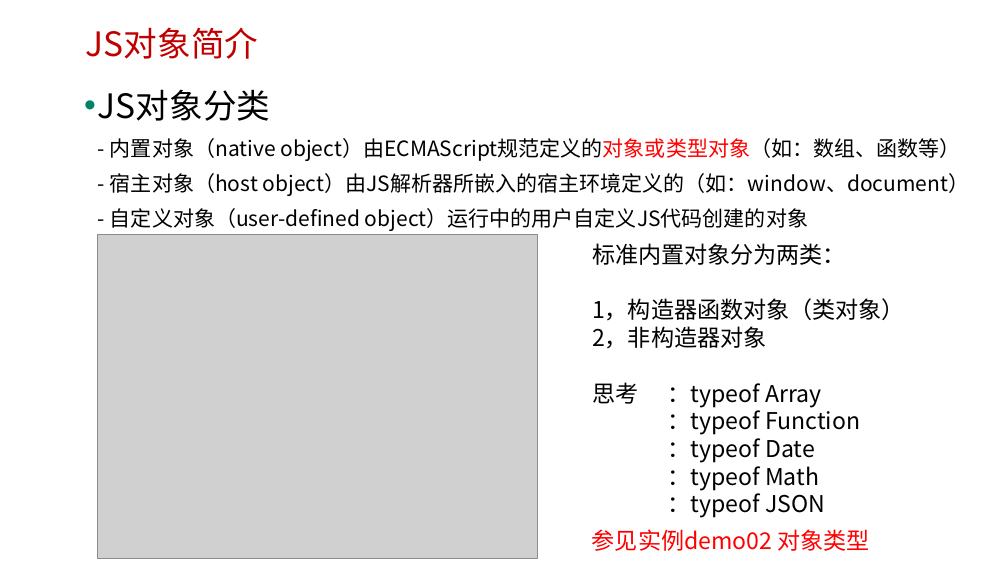
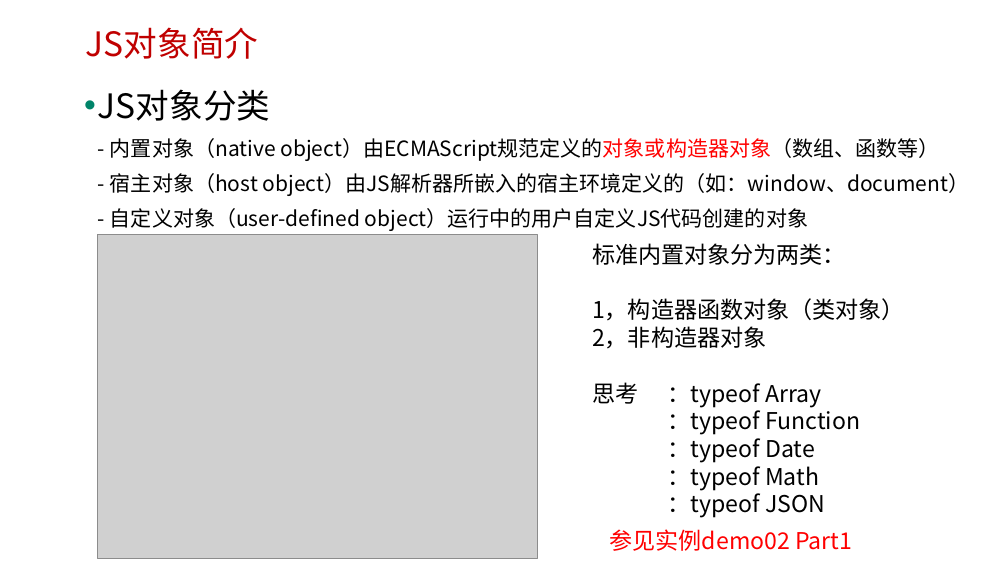
Before and after one commit to edu2act/course-javascript-advanced, a slide deck: slide 5 of 课程PPT/06.JavaScript对象.pptx. Drawn at 1008x567 pixels with LibreOffice and Linux fonts; fonts in the diff are those of the drawing; grey boxes stand for pictures; background and template pictures are left out. Boxes give left, top, right and bottom in pixels: in the first picture for what was removed or moved away, otherwise in the second. Text is boxed around its words. In the diff, an @@ line names an element or a change of style, - is before the commit and + after.

```diff
--- a/课程PPT/06.JavaScript对象.pptx
+++ b/课程PPT/06.JavaScript对象.pptx
@@ text at (98, 89, 970, 231): text changed @@
-• JS对象分类
-  - 内置对象（native object）由ECMAScript规范定义的对象或类型对象（如：数组、函数等）
-  - 宿主对象（host object）由JS解析器所嵌入的宿主环境定义的（如：window、document）
-  - 自定义对象（user-defined object）运行中的用户自定义JS代码创建的对象
+• JS对象分类
+  - 内置对象（native object）由ECMAScript规范定义的对象或构造器对象（数组、函数等）
+  - 宿主对象（host object）由JS解析器所嵌入的宿主环境定义的（如：window、document）
+  - 自定义对象（user-defined object）运行中的用户自定义JS代码创建的对象
@@ text at (610, 529, 852, 551): text changed @@
-参见实例demo02 对象类型
+参见实例demo02 Part1
```
Also in this commit, not shown: 15 other slides changed, 3 slides added, 11 other files.
